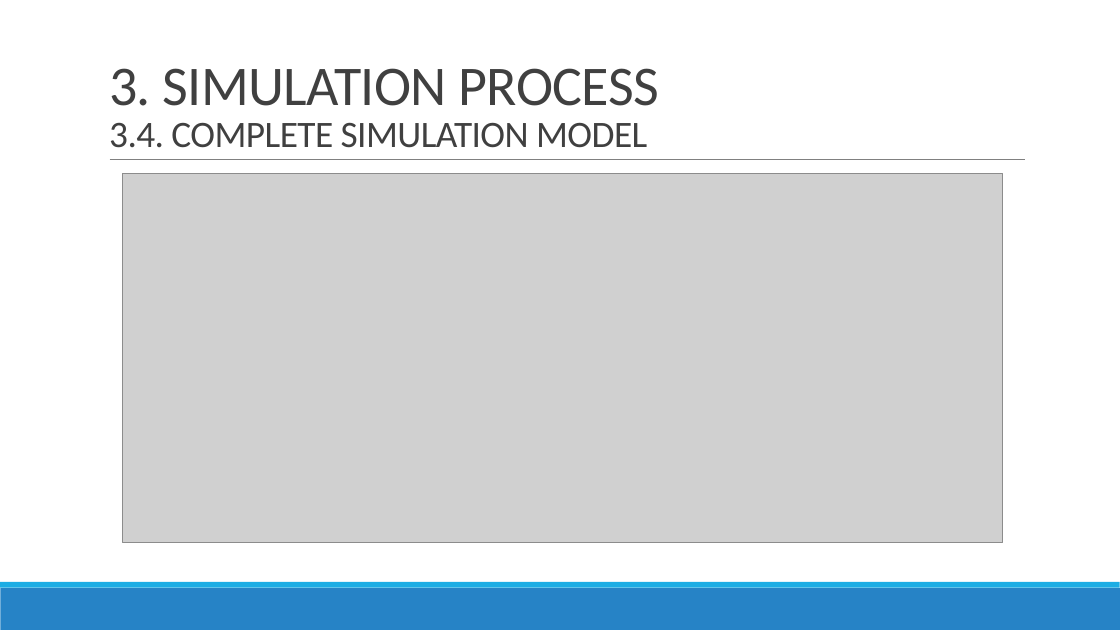
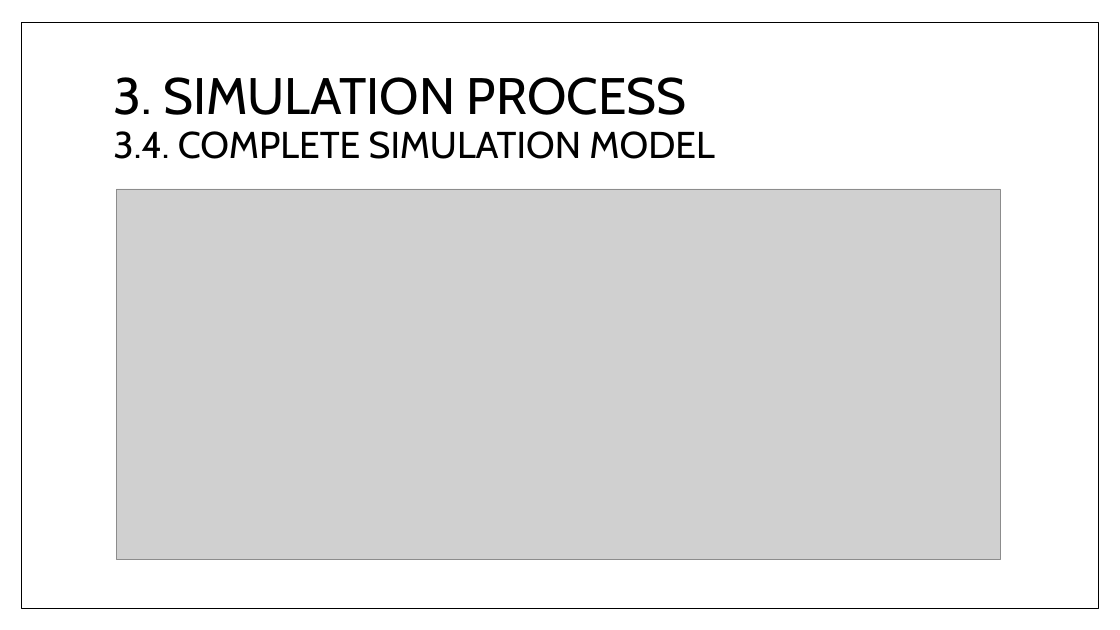
Before and after one commit to Bminhhh/CapsoneProject, a slide deck: slide 12 of duy/CAPSTONE PROJECT/CAPSTONE PROJECT REPORT.pptx. Drawn at 1120x630 pixels with LibreOffice and Linux fonts; fonts in the diff are those of the drawing; grey boxes stand for pictures. Boxes give left, top, right and bottom in pixels: in the first picture for what was removed or moved away, otherwise in the second. Text is boxed around its words. In the diff, an @@ line names an element or a change of style, - is before the commit and + after.

```diff
--- a/duy/CAPSTONE PROJECT/CAPSTONE PROJECT REPORT.pptx
+++ b/duy/CAPSTONE PROJECT/CAPSTONE PROJECT REPORT.pptx
@@ rectangle added at box(21, 23, 1098, 608), fill #FFFFFF, outline #000000 1 pt @@
@@ title "3. SIMULATION PROCESS 3.4. COMPLETE ...": place and size @@
-title "3. SIMULATION PROCESS 3.4. COMPLETE ..." at box(109, 68, 659, 148)
+title "3. SIMULATION PROCESS 3.4. COMPLETE ..." at box(113, 77, 714, 159)
@@ title "3. SIMULATION PROCESS 3.4. COMPLETE ..." at box(113, 77, 714, 159): size 48 to 44 pt in "3. SIMULATION PROCESS"; font Calibri to Cabin, text colour #404040 to #000000, letter spacing -0.5 to 0 pt; line spacing 0.85 to 0.9; vertical alignment bottom to middle @@
@@ line removed from (110, 160) to (1026, 160) @@
@@ picture: place and size @@
-picture at box(123, 173, 1003, 543)
+picture at box(117, 189, 1001, 560)
@@ rectangle removed at box(0, 588, 1120, 630) @@
@@ rectangle removed at box(0, 582, 1120, 588) @@
```
Also in this commit, not shown: 17 other slides changed, 2 slides added, 2 slides removed, 7 other files.
